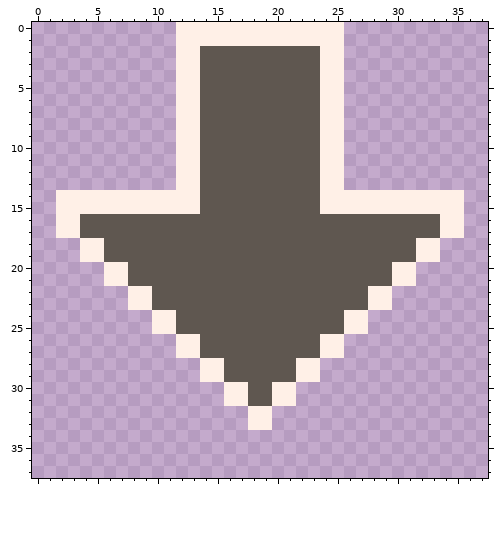
Two states of a pixel-art sprite, jamAssets/cursors/down.png. That is the earlier state.
The file is 38x38 pixels.
Now the later version:
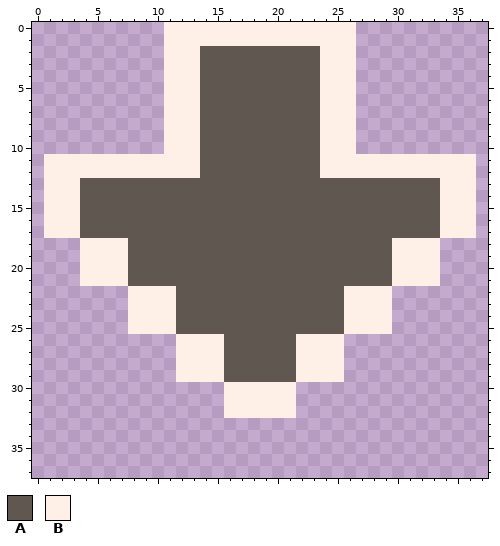
Palette (. is transparent): A #5f5750  B #fff0e7
Changes in this commit:
@@ x 0..37 @@
- 0 ............BBBBBBBBBBBBBB............
- 1 ............BBBBBBBBBBBBBB............
- 2 ............BBAAAAAAAAAABB............
- 3 ............BBAAAAAAAAAABB............
- 4 ............BBAAAAAAAAAABB............
- 5 ............BBAAAAAAAAAABB............
- 6 ............BBAAAAAAAAAABB............
- 7 ............BBAAAAAAAAAABB............
- 8 ............BBAAAAAAAAAABB............
- 9 ............BBAAAAAAAAAABB............
-10 ............BBAAAAAAAAAABB............
-11 ............BBAAAAAAAAAABB............
-12 ............BBAAAAAAAAAABB............
-13 ............BBAAAAAAAAAABB............
-14 ..BBBBBBBBBBBBAAAAAAAAAABBBBBBBBBBBB..
-15 ..BBBBBBBBBBBBAAAAAAAAAABBBBBBBBBBBB..
-16 ..BBAAAAAAAAAAAAAAAAAAAAAAAAAAAAAABB..
-17 ..BBAAAAAAAAAAAAAAAAAAAAAAAAAAAAAABB..
-18 ....BBAAAAAAAAAAAAAAAAAAAAAAAAAABB....
-19 ....BBAAAAAAAAAAAAAAAAAAAAAAAAAABB....
-20 ......BBAAAAAAAAAAAAAAAAAAAAAABB......
-21 ......BBAAAAAAAAAAAAAAAAAAAAAABB......
-22 ........BBAAAAAAAAAAAAAAAAAABB........
-23 ........BBAAAAAAAAAAAAAAAAAABB........
-24 ..........BBAAAAAAAAAAAAAABB..........
-25 ..........BBAAAAAAAAAAAAAABB..........
-26 ............BBAAAAAAAAAABB............
-27 ............BBAAAAAAAAAABB............
-28 ..............BBAAAAAABB..............
-29 ..............BBAAAAAABB..............
-30 ................BBAABB................
-31 ................BBAABB................
-32 ..................BB..................
-33 ..................BB..................
+ 0 ...........BBBBBBBBBBBBBBBB...........
+ 1 ...........BBBBBBBBBBBBBBBB...........
+ 2 ...........BBBAAAAAAAAAABBB...........
+ 3 ...........BBBAAAAAAAAAABBB...........
+ 4 ...........BBBAAAAAAAAAABBB...........
+ 5 ...........BBBAAAAAAAAAABBB...........
+ 6 ...........BBBAAAAAAAAAABBB...........
+ 7 ...........BBBAAAAAAAAAABBB...........
+ 8 ...........BBBAAAAAAAAAABBB...........
+ 9 ...........BBBAAAAAAAAAABBB...........
+10 ...........BBBAAAAAAAAAABBB...........
+11 .BBBBBBBBBBBBBAAAAAAAAAABBBBBBBBBBBBB.
+12 .BBBBBBBBBBBBBAAAAAAAAAABBBBBBBBBBBBB.
+13 .BBBAAAAAAAAAAAAAAAAAAAAAAAAAAAAAABBB.
+14 .BBBAAAAAAAAAAAAAAAAAAAAAAAAAAAAAABBB.
+15 .BBBAAAAAAAAAAAAAAAAAAAAAAAAAAAAAABBB.
+16 .BBBAAAAAAAAAAAAAAAAAAAAAAAAAAAAAABBB.
+17 .BBBAAAAAAAAAAAAAAAAAAAAAAAAAAAAAABBB.
+18 ....BBBBAAAAAAAAAAAAAAAAAAAAAABBBB....
+19 ....BBBBAAAAAAAAAAAAAAAAAAAAAABBBB....
+20 ....BBBBAAAAAAAAAAAAAAAAAAAAAABBBB....
+21 ....BBBBAAAAAAAAAAAAAAAAAAAAAABBBB....
+22 ........BBBBAAAAAAAAAAAAAABBBB........
+23 ........BBBBAAAAAAAAAAAAAABBBB........
+24 ........BBBBAAAAAAAAAAAAAABBBB........
+25 ........BBBBAAAAAAAAAAAAAABBBB........
+26 ............BBBBAAAAAABBBB............
+27 ............BBBBAAAAAABBBB............
+28 ............BBBBAAAAAABBBB............
+29 ............BBBBAAAAAABBBB............
+30 ................BBBBBB................
+31 ................BBBBBB................
+32 ................BBBBBB................
+33 ......................................
 34 ......................................
Where, in picture pixels (left, top, right, bottom), the same in both pictures:
changed: (44, 22, 476, 430)
